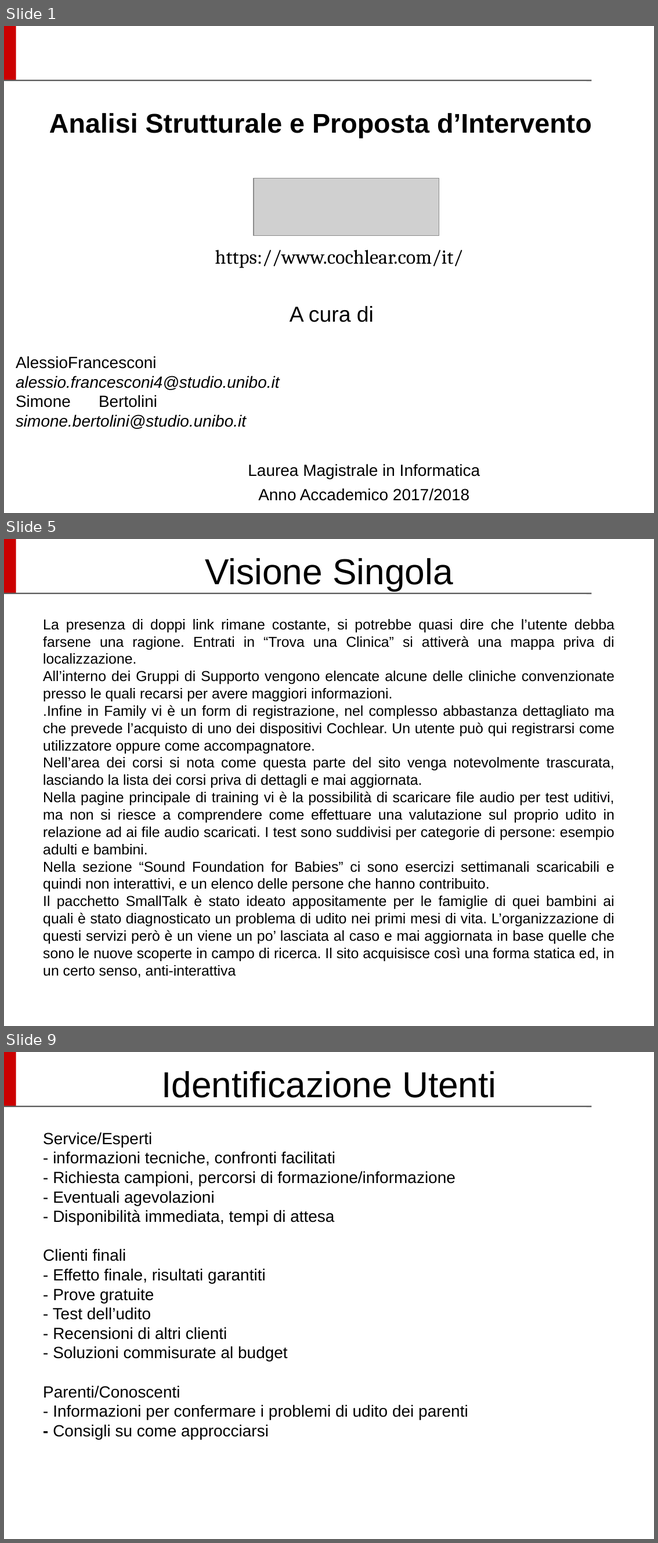
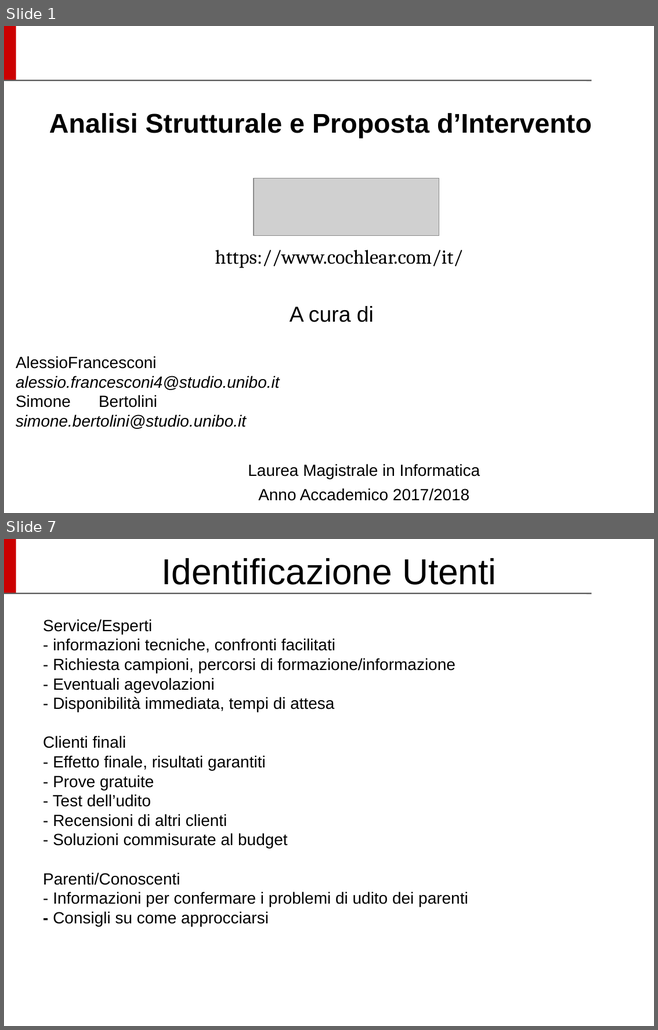
Before and after one commit to Siber93/UsabilitaProject, a slide deck: UUX_SlideProject_Cochlear.odp. Shown one above the other, each under a label of ours: slides 1, 5 and 9 before the commit, slides 1 and 7 after it; the slides between them are not shown. The pictures are 658x1543 and 658x1030 pixels, drawn with LibreOffice and Linux fonts; fonts in the diff are those of the drawing; grey boxes stand for pictures; background and template pictures are left out. Boxes give left, top, right and bottom in pixels: in the first picture for what was removed or moved away, otherwise in the second. Text is boxed around its words. In the diff, an @@ line names an element or a change of style, - is before the commit and + after.

```diff
--- a/UUX_SlideProject_Cochlear.odp
+++ b/UUX_SlideProject_Cochlear.odp
@@ slide 5 removed at box(4, 539, 654, 1026), background #FFFFFF; not listed: 2 template elements that a slide beside it also shows @@
@@ title removed at box(205, 558, 452, 591) @@
-Visione Singola
@@ text removed at box(43, 619, 614, 978) @@
-La presenza di doppi link rimane costante, si potrebbe quasi dire che l’utente debba farsene una ragione. Entrati in “Trova una Clinica” si attiverà una mappa priva di localizzazione.
-All’interno dei Gruppi di Supporto vengono elencate alcune delle cliniche convenzionate presso le quali recarsi per avere maggiori informazioni.
-.Infine in Family vi è un form di registrazione, nel complesso abbastanza dettagliato ma che prevede l’acquisto di uno dei dispositivi Cochlear. Un utente può qui registrarsi come utilizzatore oppure come accompagnatore.
-Nell’area dei corsi si nota come questa parte del sito venga notevolmente trascurata, lasciando la lista dei corsi priva di dettagli e mai aggiornata.
-Nella pagine principale di training vi è la possibilità di scaricare file audio per test uditivi, ma non si riesce a comprendere come effettuare una valutazione sul proprio udito in relazione ad ai file audio scaricati. I test sono suddivisi per categorie di persone: esempio adulti e bambini.
-Nella sezione “Sound Foundation for Babies” ci sono esercizi settimanali scaricabili e quindi non interattivi, e un elenco delle persone che hanno contribuito.
-Il pacchetto SmallTalk è stato ideato appositamente per le famiglie di quei bambini ai quali è stato diagnosticato un problema di udito nei primi mesi di vita. L’organizzazione di questi servizi però è un viene un po’ lasciata al caso e mai aggiornata in base quelle che sono le nuove scoperte in campo di ricerca. Il sito acquisisce così una forma statica ed, in un certo senso, anti-interattiva
@@ what was slide 9 is now slide 7 @@
```
Also in this commit, not shown: 2 slides changed, 3 slides added, 4 other slides removed, 2 other files.
